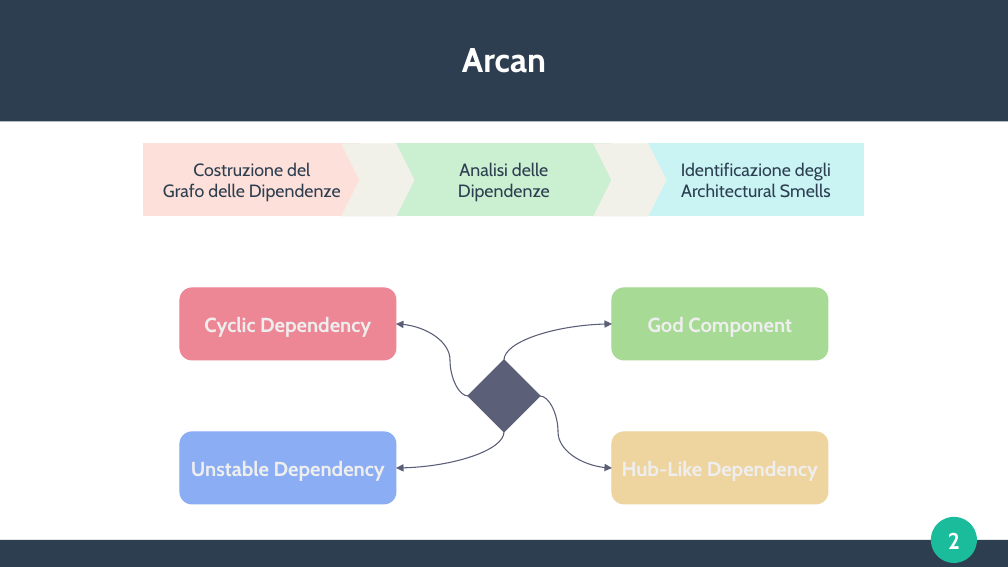
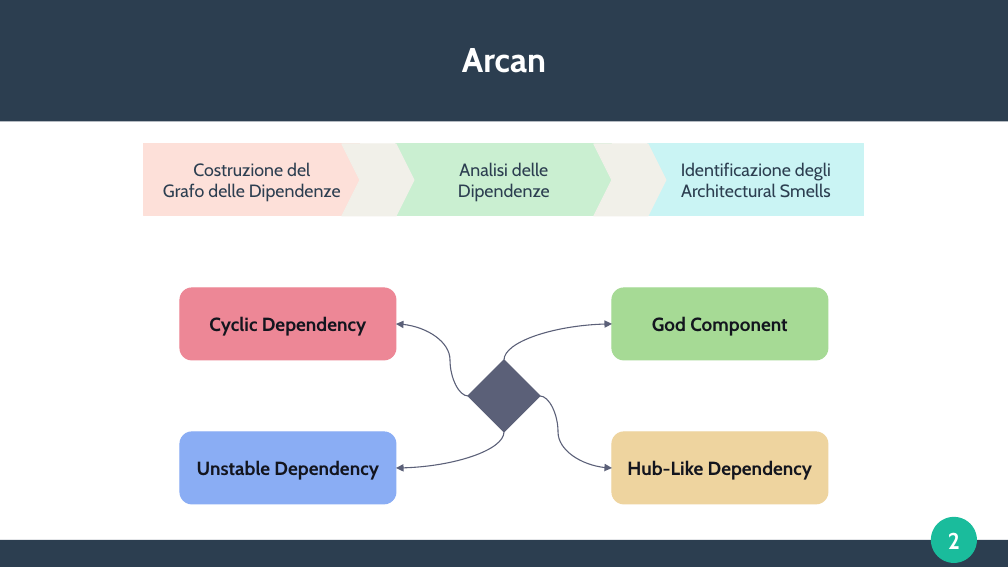
Before and after one commit to frefolli/skullian-thesis, a slide deck: slide 2 of slides.odp. Drawn at 1008x567 pixels with LibreOffice and Linux fonts; fonts in the diff are those of the drawing. Boxes give left, top, right and bottom in pixels: in the first picture for what was removed or moved away, otherwise in the second. Text is boxed around its words. In the diff, an @@ line names an element or a change of style, - is before the commit and + after.

```diff
--- a/slides.odp
+++ b/slides.odp
@@ size 16 to 15 pt, text colour #EEEEEE to #13151E in 3 elements at (612, 288, 828, 360), (180, 432, 396, 504), (180, 288, 396, 360) @@
@@ text in rounded rectangle at (627, 460, 813, 480): text added @@
+Hub-Like Dependency
```
Also in this commit, not shown: 3 other slides changed, 3 other files.
